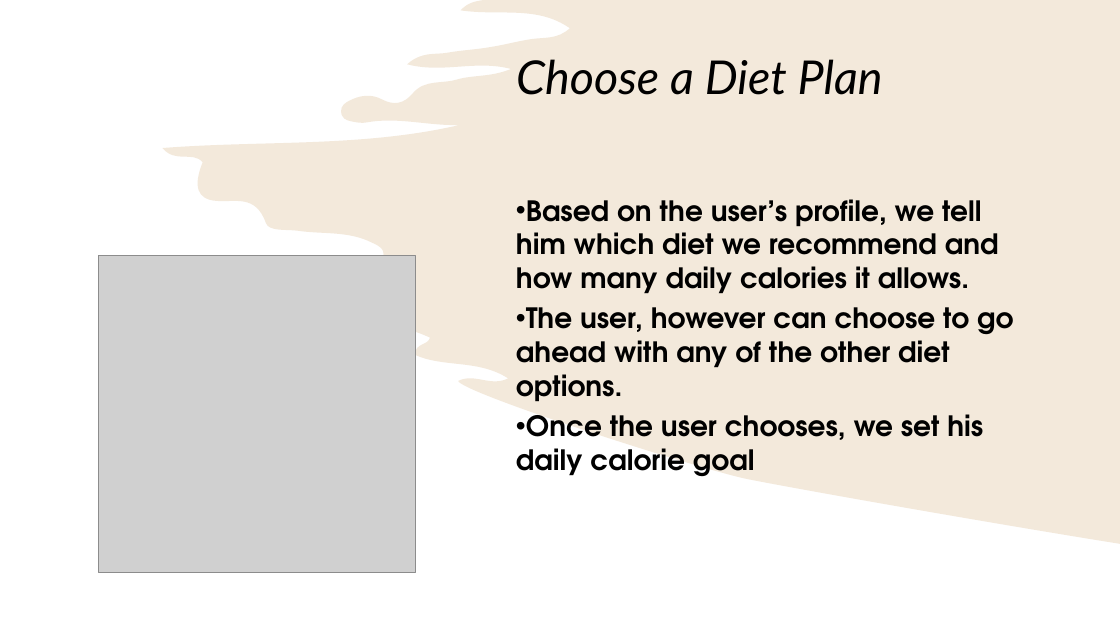
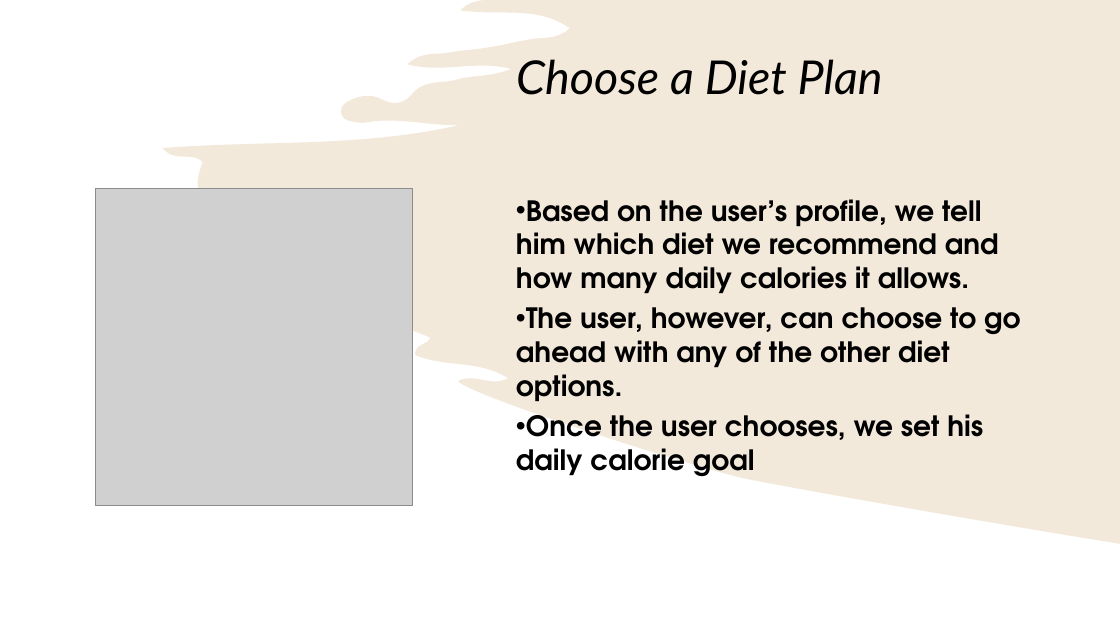
Before and after one commit to alizapeikes/CalorieCounter, a slide deck: slide 11 of About Calorie Counter.pptx (slide 12 before the commit). Drawn at 1120x630 pixels with LibreOffice and Linux fonts; fonts in the diff are those of the drawing; grey boxes stand for pictures. Boxes give left, top, right and bottom in pixels: in the first picture for what was removed or moved away, otherwise in the second. Text is boxed around its words. In the diff, an @@ line names an element or a change of style, - is before the commit and + after.

```diff
--- a/About Calorie Counter.pptx
+++ b/About Calorie Counter.pptx
@@ picture moved from (x1=98, y1=255, x2=415, y2=572) to (x1=96, y1=189, x2=413, y2=506) @@
@@ text at (x1=516, y1=307, x2=1020, y2=402): text changed @@
-• The user, however can choose to go ahead with any of the other diet options.
+• The user, however, can choose to go ahead with any of the other diet options.
```
Also in this commit, not shown: 2 other slides changed, 5 slides added, 3 slides removed.
